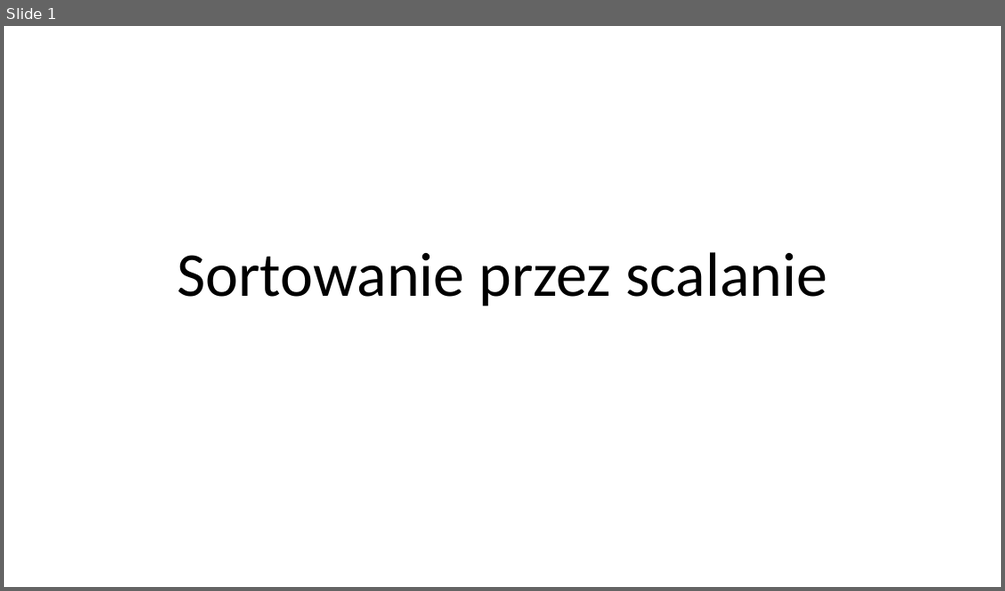
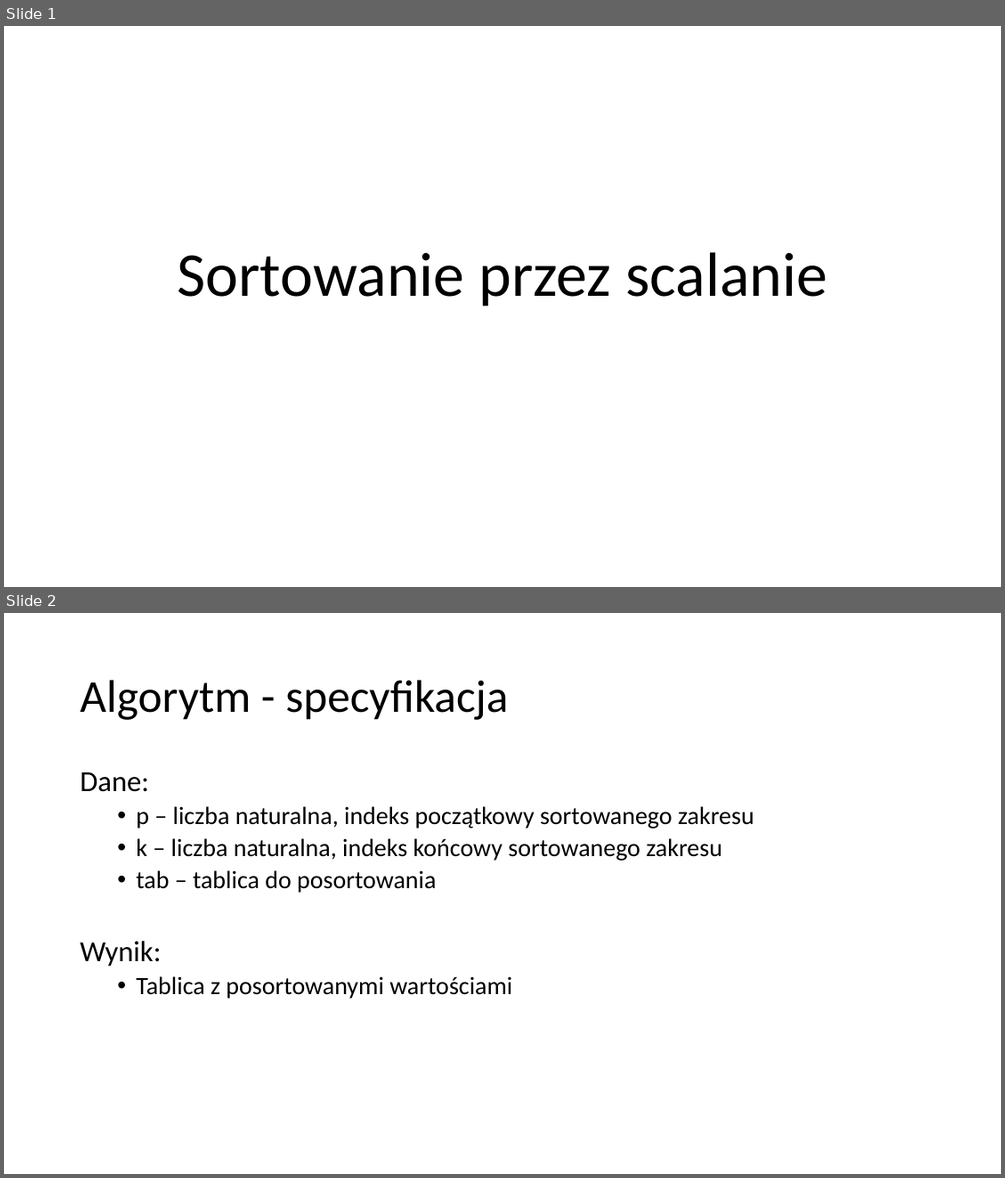
Before and after one commit to blackbat13/CS-HTiEW, a slide deck: Wprowadzenie do rekurencji 2/I. Wprowadzenie do rekurencji 2/Sortowanie przez scalanie.pptx. Shown one above the other, each under a label of ours: slide 1 before the commit, slides 1 and 2 after it. The pictures are 1005x591 and 1005x1178 pixels, drawn with LibreOffice and Linux fonts; fonts in the diff are those of the drawing. Boxes give left, top, right and bottom in pixels: in the first picture for what was removed or moved away, otherwise in the second. Text is boxed around its words. In the diff, an @@ line names an element or a change of style, - is before the commit and + after.

Commit message:
Uzupełniono prezentację algorytmu sortowania przez scalanie

```diff
--- a/Wprowadzenie do rekurencji 2/I. Wprowadzenie do rekurencji 2/Sortowanie przez scalanie.pptx
+++ b/Wprowadzenie do rekurencji 2/I. Wprowadzenie do rekurencji 2/Sortowanie przez scalanie.pptx
@@ slide 2 added at (4, 613, 1001, 1174), background #FFFFFF @@
@@ title added at (80, 680, 508, 720), 44 pt, text #000000 @@
+Algorytm - specyfikacja
@@ text added at (80, 772, 754, 998), 24 pt, text #000000 @@
+Dane:
+  • p – liczba naturalna, indeks początkowy sortowanego zakresu
+  • k – liczba naturalna, indeks końcowy sortowanego zakresu
+  • tab – tablica do posortowania
+Wynik:
+  • Tablica z posortowanymi wartościami
```
Also in this commit, not shown: 3 slides changed, 84 other slides added.
